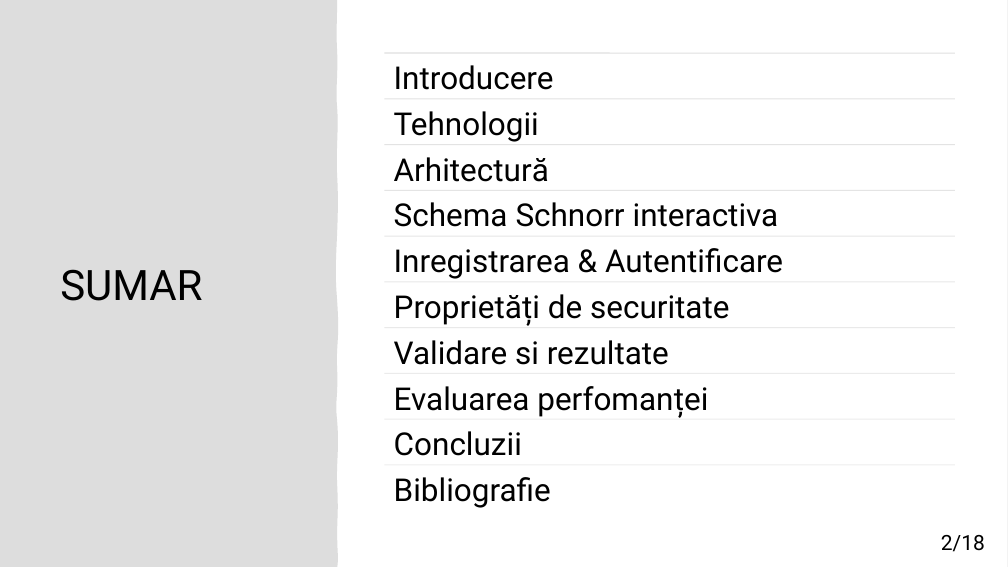
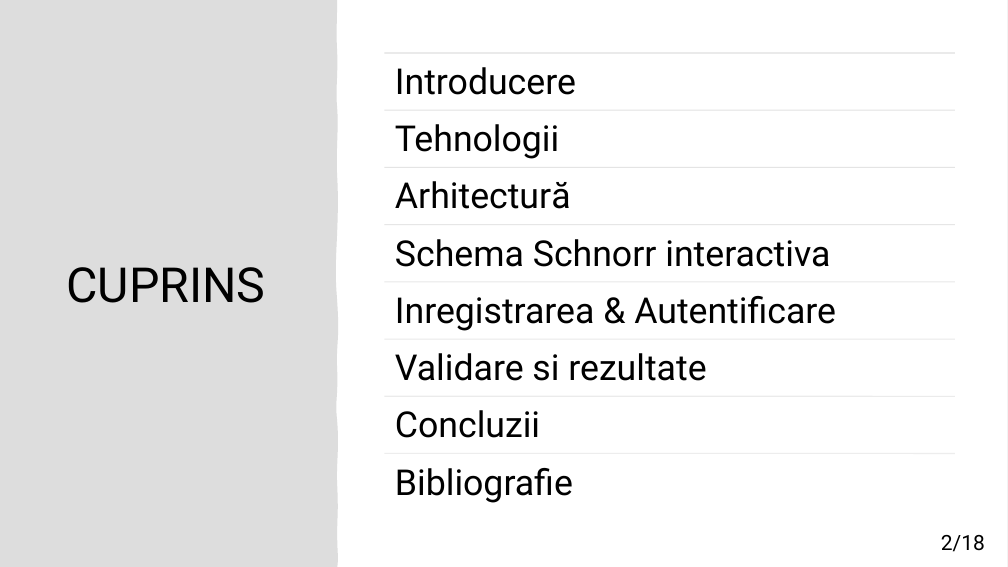
Before and after one commit to matei-rares-a/acas, a slide deck: slide 2 of docs/prezentare/current_draft/disertatie_matei_rares_prezentare_main.pptx. Drawn at 1008x567 pixels with LibreOffice and Linux fonts; fonts in the diff are those of the drawing. Boxes give left, top, right and bottom in pixels: in the first picture for what was removed or moved away, otherwise in the second. Text is boxed around its words. In the diff, an @@ line names an element or a change of style, - is before the commit and + after.

```diff
--- a/docs/prezentare/current_draft/disertatie_matei_rares_prezentare_main.pptx
+++ b/docs/prezentare/current_draft/disertatie_matei_rares_prezentare_main.pptx
@@ text "Tehnologii": place and size @@
-text "Tehnologii" at bbox=[394, 111, 539, 142]
+text "Tehnologii" at bbox=[395, 124, 559, 159]
@@ line moved from (384, 99) - (955, 99) to (384, 110) - (955, 110) @@
@@ text "Arhitectură": place and size @@
-text "Arhitectură" at bbox=[394, 157, 549, 182]
+text "Arhitectură" at bbox=[395, 181, 571, 209]
@@ line moved from (384, 144) - (955, 144) to (384, 167) - (955, 167) @@
@@ text "Schema Schnorr interactiva": place and size @@
-text "Schema Schnorr interactiva" at bbox=[394, 202, 779, 227]
+text "Schema Schnorr interactiva" at bbox=[395, 239, 830, 267]
@@ line moved from (384, 236) - (955, 236) to (384, 225) - (955, 225) @@
@@ title at bbox=[66, 267, 265, 303]: text changed; size 40 to 46 pt @@
-SUMAR
+CUPRINS
@@ size 30 to 34 pt; more space between paragraphs in 8 elements at bbox=[395, 67, 576, 95], bbox=[395, 468, 573, 503], bbox=[395, 124, 559, 159], bbox=[395, 353, 706, 381], bbox=[395, 410, 540, 438], bbox=[395, 181, 571, 209], bbox=[395, 239, 830, 267], bbox=[395, 296, 836, 331] @@
@@ text "Inregistrarea & Autentificare": place and size @@
-text "Inregistrarea & Autentificare" at bbox=[394, 248, 783, 279]
+text "Inregistrarea & Autentificare" at bbox=[395, 296, 836, 331]
@@ text "Validare si rezultate": place and size @@
-text "Validare si rezultate" at bbox=[394, 340, 669, 365]
+text "Validare si rezultate" at bbox=[395, 353, 706, 381]
@@ line moved from (384, 327) - (955, 327) to (384, 339) - (955, 339) @@
@@ text "Concluzii": place and size @@
-text "Concluzii" at bbox=[394, 431, 522, 456]
+text "Concluzii" at bbox=[395, 410, 540, 438]
@@ line moved from (384, 374) - (955, 374) to (384, 396) - (955, 396) @@
@@ group removed at bbox=[384, 191, 955, 419]: 2 lines, 2 texts @@
-Proprietăți de securitate
-Evaluarea perfomanței
@@ text "Bibliografie": place and size @@
-text "Bibliografie" at bbox=[394, 477, 551, 508]
+text "Bibliografie" at bbox=[395, 468, 573, 503]
@@ line moved from (384, 465) - (955, 465) to (384, 454) - (955, 454) @@
```
Also in this commit, not shown: 16 other slides changed, 11 other files.
